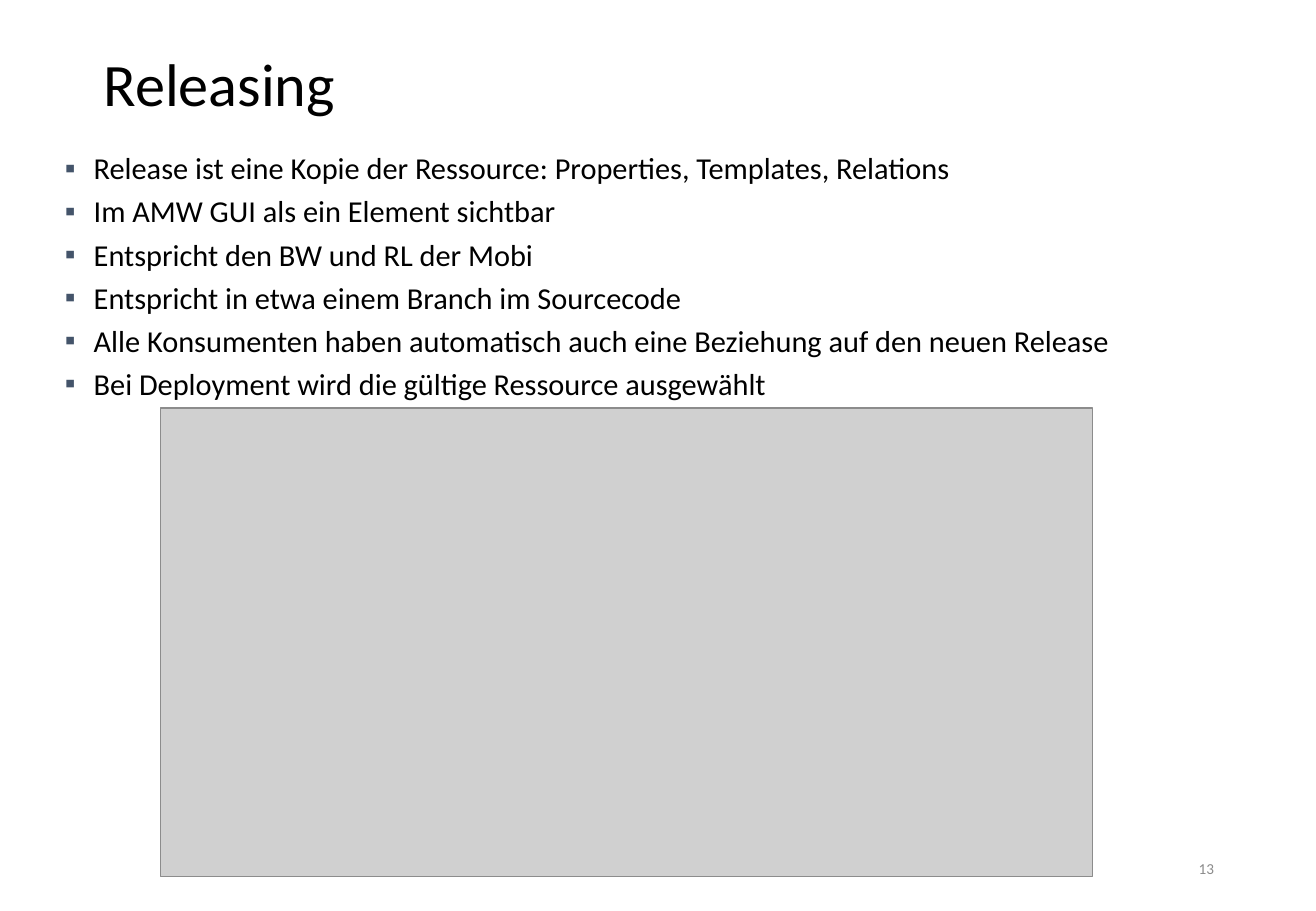
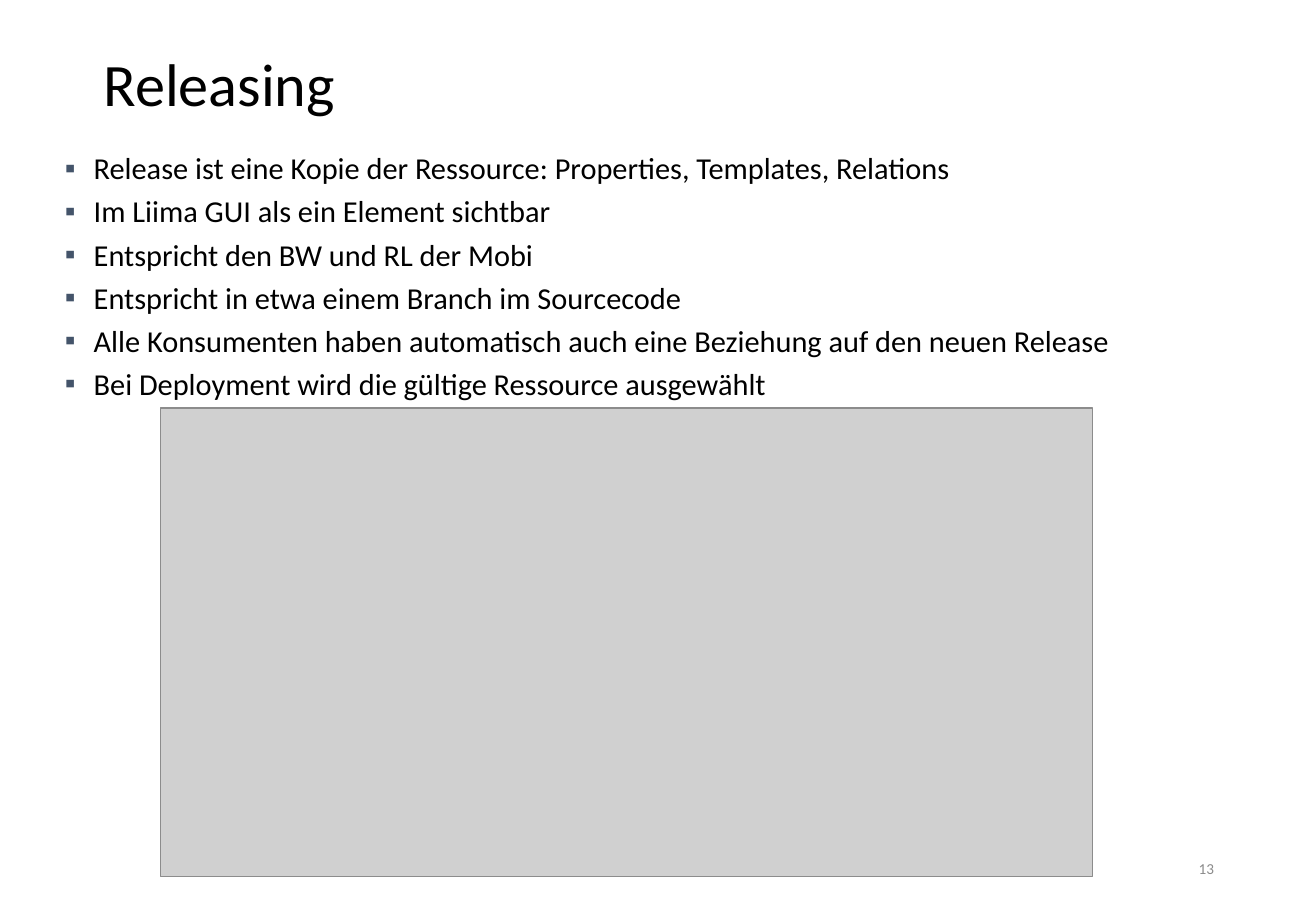
Before and after one commit to liimaorg/docs, a slide deck: slide 13 of content/feature-presentation/AMW_Features.pptx. Drawn at 1316x911 pixels with LibreOffice and Linux fonts; fonts in the diff are those of the drawing; grey boxes stand for pictures. Boxes give left, top, right and bottom in pixels: in the first picture for what was removed or moved away, otherwise in the second. Text is boxed around its words. In the diff, an @@ line names an element or a change of style, - is before the commit and + after.

Commit message:
replace amw with liima in feature presentation

```diff
--- a/content/feature-presentation/AMW_Features.pptx
+++ b/content/feature-presentation/AMW_Features.pptx
@@ text at (94, 201, 551, 223): text changed @@
-▪ Im AMW GUI als ein Element sichtbar
+▪ Im Liima GUI als ein Element sichtbar
```
Also in this commit, not shown: 7 other slides changed.
